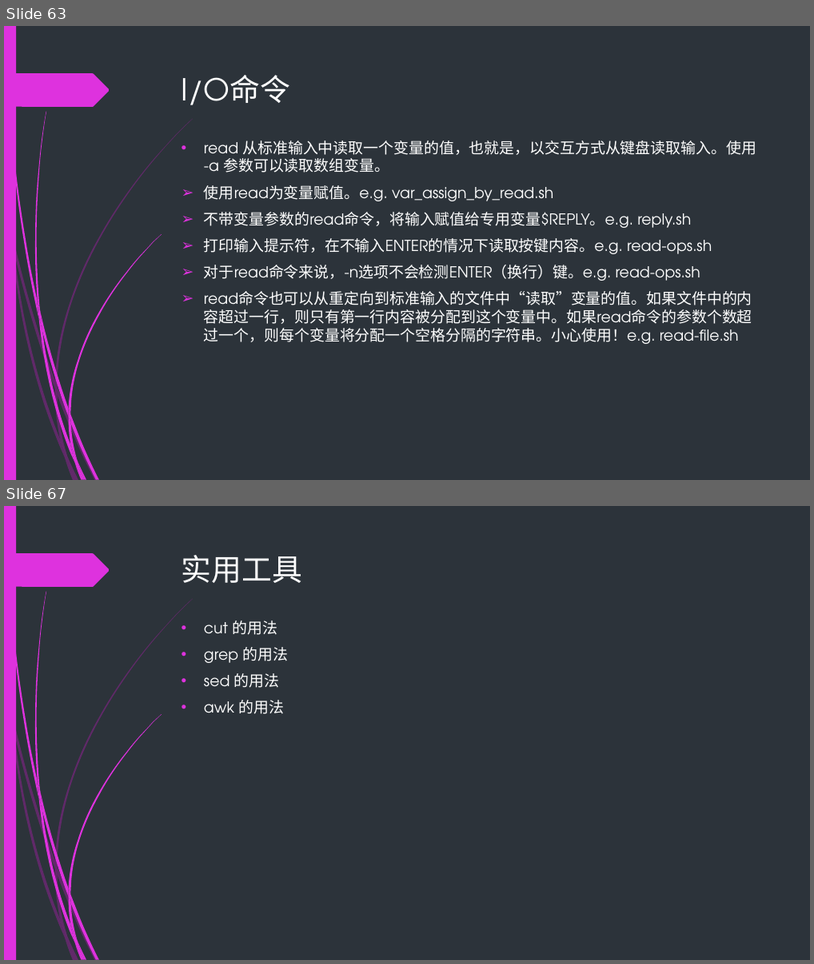
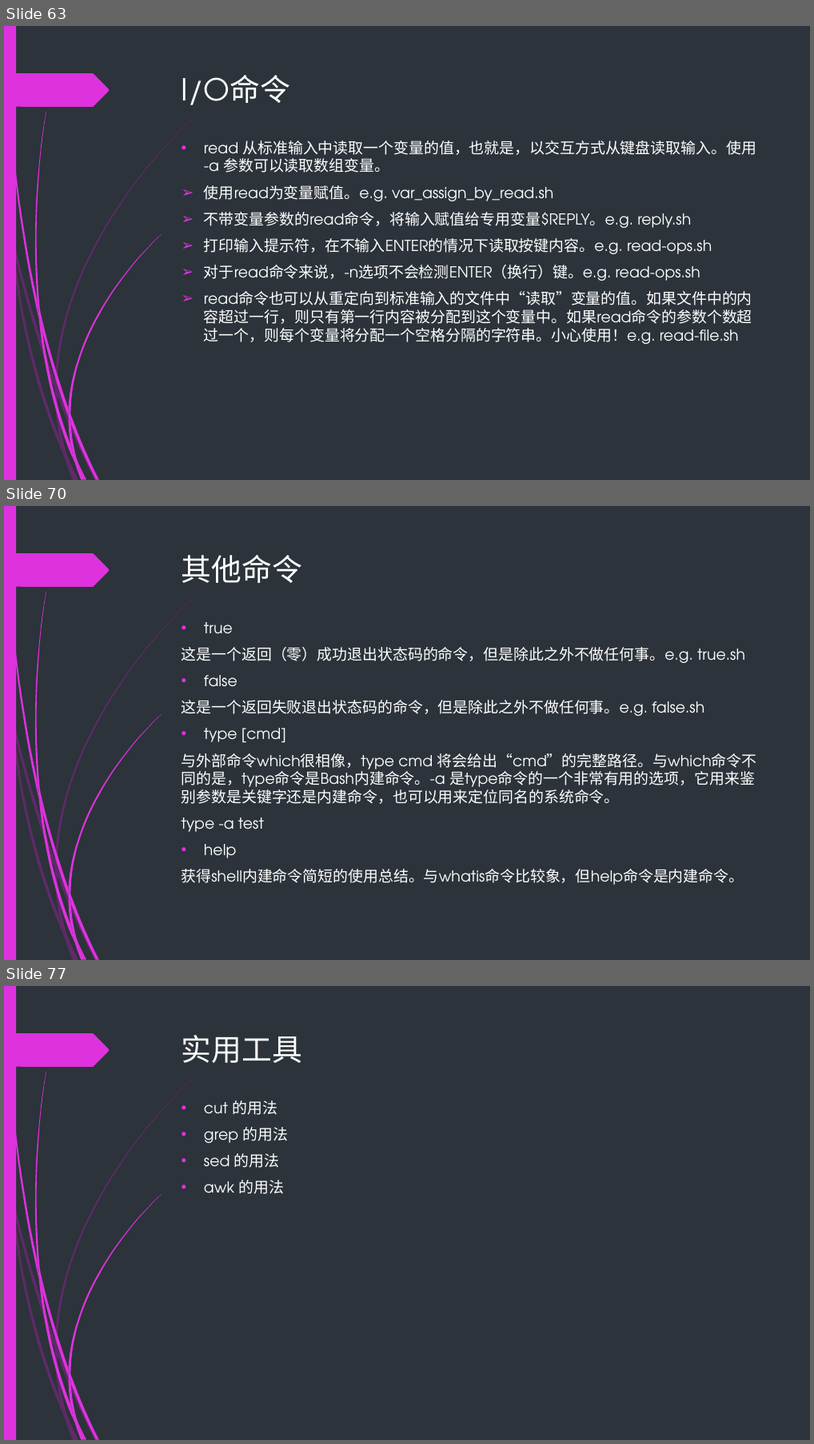
Before and after one commit to backup-ci/abs-train, a slide deck: Bash-scripting-guid.pptx. Shown one above the other, each under a label of ours: slides 63 and 67 before the commit, slides 63, 70 and 77 after it; the slides between them are not shown. The pictures are 814x964 and 814x1444 pixels, drawn with LibreOffice and Linux fonts; fonts in the diff are those of the drawing. Boxes give left, top, right and bottom in pixels: in the first picture for what was removed or moved away, otherwise in the second. Text is boxed around its words. In the diff, an @@ line names an element or a change of style, - is before the commit and + after.

```diff
--- a/Bash-scripting-guid.pptx
+++ b/Bash-scripting-guid.pptx
@@ slide 70 added at [4,506,810,960], background #2C333A; not listed: 24 template elements that a slide beside it also shows @@
@@ title added at [182,555,302,583], 36 pt, text #FFFFFF @@
+其他命令
@@ text added at [182,622,758,884], 18 pt, text #FFFFFF @@
+• true
+这是一个返回（零）成功退出状态码的命令，但是除此之外不做任何事。e.g. true.sh
+• false
+这是一个返回失败退出状态码的命令，但是除此之外不做任何事。e.g. false.sh
+• type [cmd]
+与外部命令which很相像，type cmd 将会给出“cmd”的完整路径。与which命令不同的是，type命令是Bash内建命令。-a 是type命令的一个非常有用的选项，它用来鉴别参数是关键字还是内建命令，也可以用来定位同名的系统命令。
+type -a test
+• help
+获得shell内建命令简短的使用总结。与whatis命令比较象，但help命令是内建命令。
@@ what was slide 67 is now slide 77 @@
```
Also in this commit, not shown: 5 slides changed, 9 other slides added, 15 other files.
